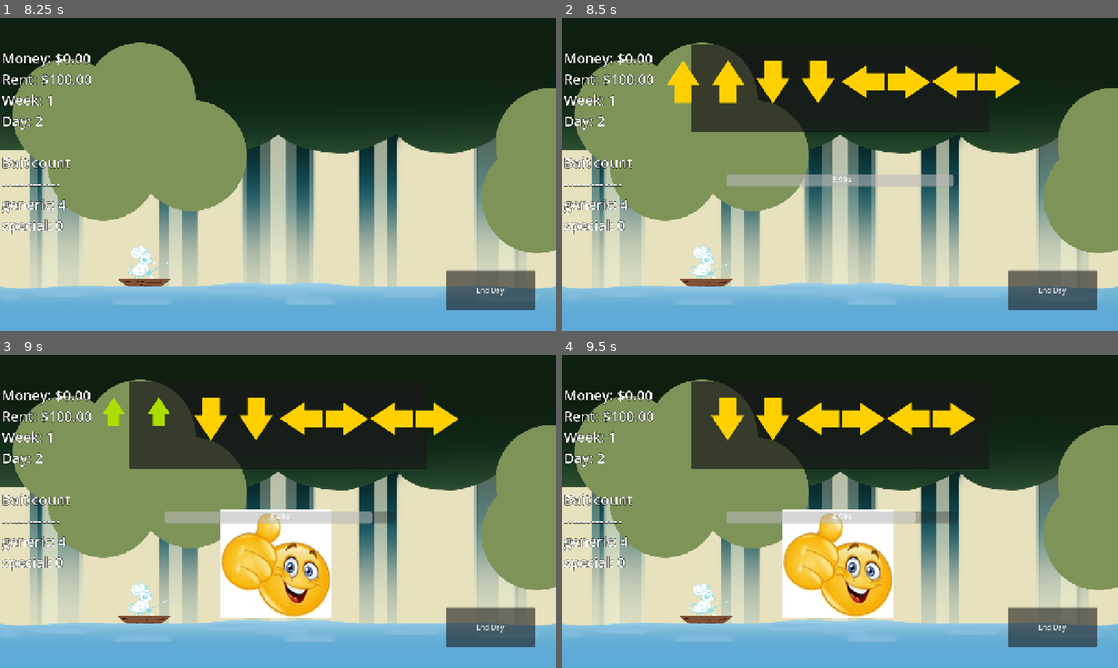
Above: before the commit, frames 1-4 (two rows, left to right).
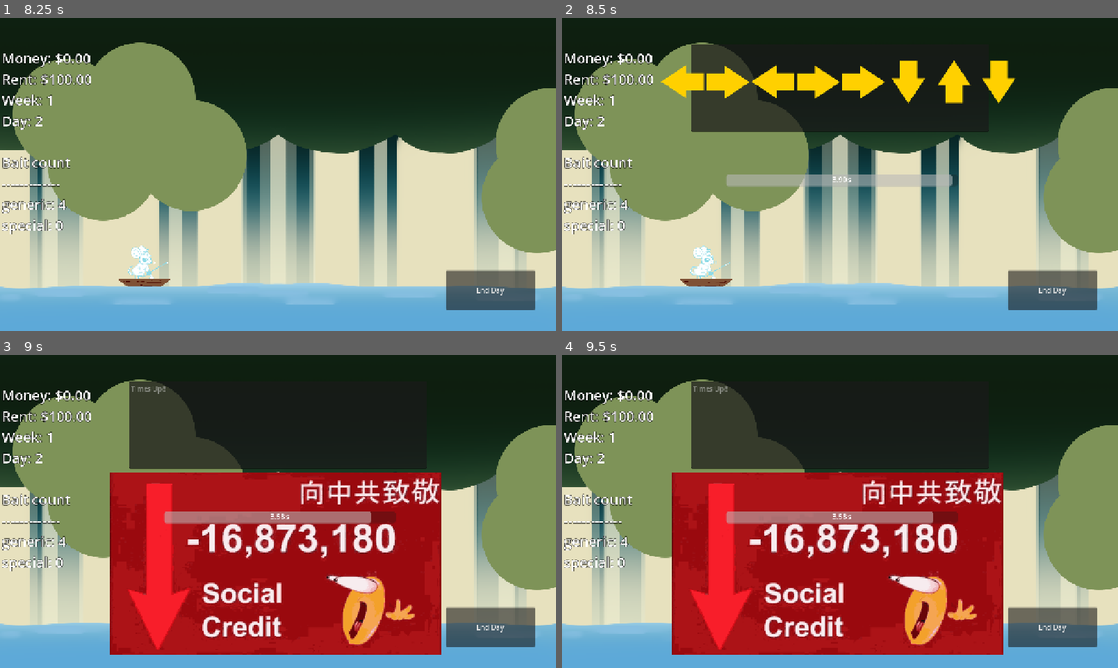
Above: after the commit, the same moments.

Repository: Meoah/Team-Awesome
Game: Godot game, scene res://scenes/default.tscn
Same seed, same stepped clock (60 frames per second), same inputs: the game is played once before the commit and once after it.
Inputs (mouse positions are in pixels of both pictures, inside the frame that each line leads up to):
- Up to frame 1 (8.25 s): click (283, 158) at 0.5 s; click "End Day" at 1.25 s; click "Go to bed" at 2 s; tap Enter at 2.75 s; hold Right (right) 2.78-3.53 s; hold Space (action) 2.78-3.53 s; hold Down (down) 3.53-4.28 s; tap Space (action) every 1.5 s from 3.6 to 8.1 s; hold Right (right) 4.28-5.03 s; hold Space (action) 4.28-5.03 s; hold Up (up) 5.03-5.78 s; hold Space (action) 5.78-6.53 s; hold Left (left) 5.78-7.28 s; hold Down (down) 7.28-8.03 s; hold Space (action) 7.28-8.03 s; hold Right (right) from 8.03 s (still down)
- Up to frame 2 (8.5 s): keep holding Right (right)
- Up to frame 3 (9 s): release Right (right) at 8.78 s; hold Up (up) from 8.78 s (still down); hold Space (action) from 8.78 s (still down)
- Up to frame 4 (9.5 s): keep holding Up (up); keep holding Space (action)

Frame 1 is identical in both runs. In frame 2, 2.3% of the frame differs, in the area x 17-83%, y 13-54%; in frame 3, 37%, in the area x 18-83%, y 10-96%; in frame 4, 37%.

Commit message:
Added 6 new fish to fish_data

Diff:
--- a/scripts/util/fish_data.gd
+++ b/scripts/util/fish_data.gd
@@ -13,7 +13,13 @@
 	4 : PINK_FISH,
 	5 : SHROOMLE,
 	6 : LINXOOO,
-	7 : HONEY_GLAZED_SKELETON
+	7 : HONEY_GLAZED_SKELETON,
+	8 : DOODLE_BIRD,
+	9 : DOODLE_BIRD_RARE,
+	10 : LONG_FISH,
+	11 : FIH,
+	12 : CATFISH,
+	13 : DEFAULT_CUBE,
 }
 
 ## Fish data
@@ -88,3 +94,57 @@
 	"value" : 15.0,
 	"time" : 6.0
 }
+
+const DOODLE_BIRD : Dictionary = {
+	"name" : "Doodle Bird",
+	"image" : NodePath("res://assets/textures/fish/wip_fish/FuckassBird.png"),
+	"weight" : 2.0,
+	"inputs" : ["Left","Left","Right","Right","Down","Down"],
+	"value" : 4.0,
+	"time" : 3.0
+}
+
+const DOODLE_BIRD_RARE : Dictionary = {
+	"name" : "Doodle Bird (Rare)",
+	"image" : NodePath("res://assets/textures/fish/wip_fish/FuckassBird(Rare).png"),
+	"weight" : 3.0,
+	"inputs" : ["Left","Right","Left","Right","Right","Down","Up","Down"],
+	"value" : 15.0,
+	"time" : 4.0
+}
+
+const LONG_FISH : Dictionary = {
+	"name" : "Long Fish",
+	"image" : NodePath("res://assets/textures/fish/wip_fish/LongFish.png"),
+	"weight" : 5.0,
+	"inputs" : ["Right","Right","Right","Right","Right","Right","Right","Right"],
+	"value" : 10.0,
+	"time" : 4.0
+}
+
+const CATFISH : Dictionary = {
+	"name" : "Catfish",
+	"image" : NodePath("res://assets/textures/fish/wip_fish/Catfish.png"),
+	"weight" : 4.0,
+	"inputs" : ["Left", "Right", "Left", "Up", "Up","Up"],
+	"value" : 7.0,
+	"time" : 3.5
+}
+
+const FIH : Dictionary = {
+	"name" : "Fih",
+	"image" : NodePath("res://assets/textures/fish/wip_fish/Fih.png"),
+	"weight" : 2.0,
+	"inputs" : ["Right","Up","Left","Down","Right","Up","Left","Down",],
+	"value" : 6.0,
+	"time" : 3.4
+}
+
+const DEFAULT_CUBE : Dictionary = {
+	"name" : "Default Blender Cube",
+	"image" : NodePath("res://assets/textures/fish/wip_fish/BlenderCube.png"),
+	"weight" : 10.0,
+	"inputs" : ["Left","Right","Up","Down","Left","Right","Up","Down"],
+	"value" : 15.0,
+	"time" : 5.0
+}
Binary file added: assets/textures/fish/wip_fish/BlenderCube.png
Not shown, added: assets/textures/fish/wip_fish/BlenderCube.png.import
Binary file added: assets/textures/fish/wip_fish/Catfish.png
Not shown, added: assets/textures/fish/wip_fish/Catfish.png.import
Binary file added: assets/textures/fish/wip_fish/Fih.png
Not shown, added: assets/textures/fish/wip_fish/Fih.png.import
Binary file added: assets/textures/fish/wip_fish/FuckassBird(Rare).png
Not shown, added: assets/textures/fish/wip_fish/FuckassBird(Rare).png.import
Binary file added: assets/textures/fish/wip_fish/FuckassBird.png
Not shown, added: assets/textures/fish/wip_fish/FuckassBird.png.import
Binary file added: assets/textures/fish/wip_fish/LongFish.png
Not shown, added: assets/textures/fish/wip_fish/LongFish.png.import
